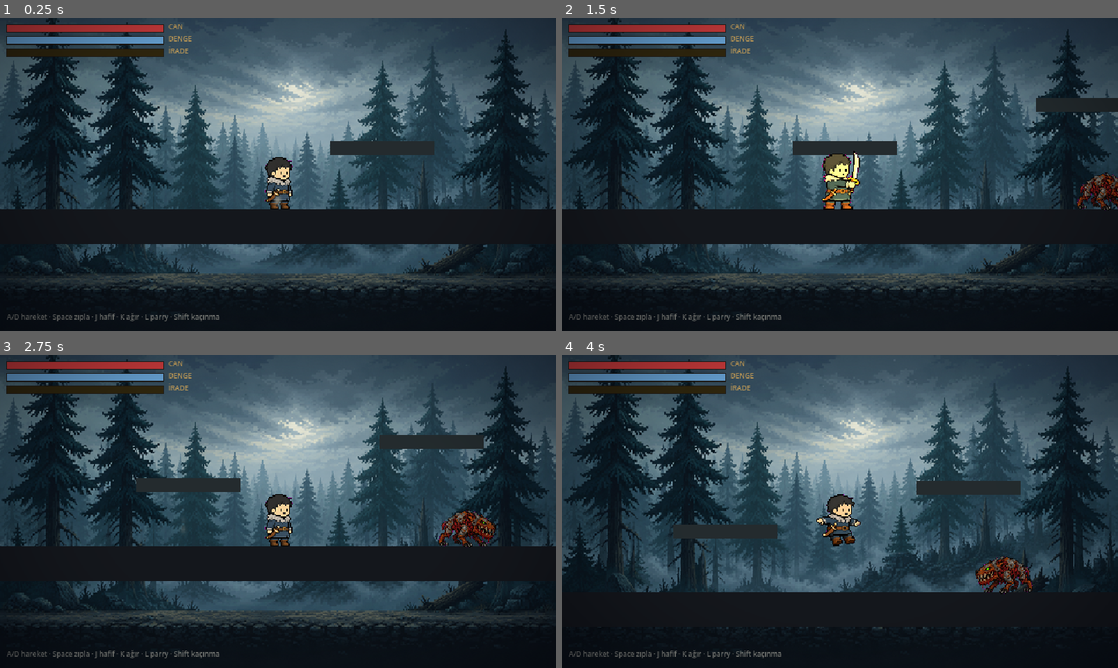
Above: before the commit, frames 1-4 (two rows, left to right).
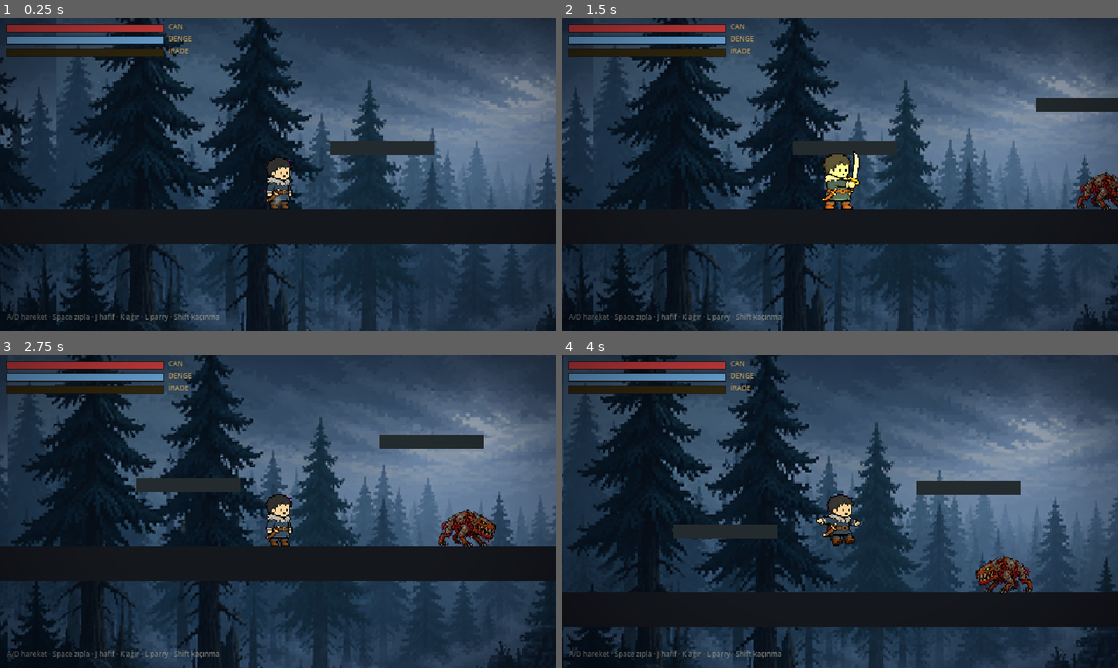
Above: after the commit, the same moments.

Repository: AhmetSoz/verridia
Game: Godot game, scene res://scenes/levels/test_odasi.tscn
Two runs of this game, one before a commit and one after it. Both use one fixed random seed, a clock stepped at 60 frames per second and the inputs below.
Inputs:
- Up to frame 1 (0.25 s): no input
- Up to frame 2 (1.5 s): tap Shift (kacin) at 0.6 s; tap L (parry) at 0.8, 1.35 s
- Up to frame 3 (2.75 s): tap Space (zipla) at 1.55 s; hold Space (zipla) from 2.03 s (still down); tap Shift (kacin) at 2.3 s
- Up to frame 4 (4 s): release Space (zipla) at 2.78 s; tap S (egil) at 2.85 s; tap L (parry) at 3.05 s; hold Space (zipla) from 3.53 s (still down); tap D (hareket_sag) at 3.6 s

The runs differ from the first frame. In frame 1, 55% of the frame differs, in the area x 0-100%, y 0-100%; in frame 2, 54%; in frame 3, 54%; in frame 4, 56%.

Commit message:
fix(oyun): vuruş kaydı düzeltildi + çift zıplama + parry cooldown + parallax + parry macenta temizliği
- KRİTİK: hitbox/hurtbox katman-mantığı hatalıydı, hiçbir darbe kaydolmuyordu
  → kanonik desen: hitbox monitoring açar, hurtbox'ı algılar, darbe iletir (test: 60→50 ✓)
- çift zıplama (havada bir kez daha), takla artık yalnızca yerde (hava-takla kaldırıldı)
- parry spam engeli (0.45s cooldown), parry macenta/mor saçağı keyer ile temizlendi
- kenar tutunma animasyon gelene kadar kapatıldı (kenar_tutunma_acik=false)
- arka plan ParallaxBackground (ilerleyince orman kayar) + koyu dip zemin
- test odası genişletildi + 2 platform (çift zıplama denemesi)

Co-Authored-By: Claude Opus 4.8 <noreply@anthropic.com>

Diff:
--- a/game/scenes/levels/test_odasi.tscn
+++ b/game/scenes/levels/test_odasi.tscn
@@ -19,24 +19,36 @@
 [node name="TestOdasi" type="Node2D"]
 script = ExtResource("1_to")
 
-[node name="ArkaPlan" type="CanvasLayer" parent="."]
-layer = -10
+[node name="DipZemin" type="CanvasLayer" parent="."]
+layer = -20
 
-[node name="Orman" type="TextureRect" parent="ArkaPlan"]
+[node name="Renk" type="ColorRect" parent="DipZemin"]
 anchors_preset = 15
 anchor_right = 1.0
 anchor_bottom = 1.0
+color = Color(0.03, 0.04, 0.06, 1)
+
+[node name="ArkaPlan" type="ParallaxBackground" parent="."]
+layer = -10
+
+[node name="Uzak" type="ParallaxLayer" parent="ArkaPlan"]
+motion_scale = Vector2(0.25, 0.12)
+motion_mirroring = Vector2(1024, 0)
+
+[node name="UzakGorsel" type="Sprite2D" parent="ArkaPlan/Uzak"]
 texture = ExtResource("4_bg")
-expand_mode = 1
-stretch_mode = 6
+centered = false
+position = Vector2(0, -40)
+scale = Vector2(1.6, 1.6)
+modulate = Color(0.7, 0.75, 0.88, 1)
 
 [node name="Sis" type="CPUParticles2D" parent="."]
 position = Vector2(320, 200)
-amount = 46
+amount = 60
 lifetime = 7.0
 preprocess = 4.0
 emission_shape = 3
-emission_rect_extents = Vector2(460, 190)
+emission_rect_extents = Vector2(760, 190)
 direction = Vector2(1, 0)
 spread = 180.0
 gravity = Vector2(0, -3)
@@ -51,11 +63,12 @@
 
 [node name="ZeminSekil" type="CollisionShape2D" parent="Zemin"]
 shape = SubResource("zemin_sekil")
+scale = Vector2(1.7, 1)
 
 [node name="ZeminGorsel" type="ColorRect" parent="Zemin"]
-offset_left = -600.0
+offset_left = -1020.0
 offset_top = -20.0
-offset_right = 600.0
+offset_right = 1020.0
 offset_bottom = 20.0
 color = Color(0.08, 0.09, 0.11, 1)
 
@@ -87,8 +100,36 @@
 offset_bottom = 8.0
 color = Color(0.14, 0.17, 0.18, 1)
 
+[node name="Platform3" type="StaticBody2D" parent="."]
+position = Vector2(760, 240)
+
+[node name="P3Sekil" type="CollisionShape2D" parent="Platform3"]
+shape = SubResource("zemin_sekil")
+scale = Vector2(0.1, 0.4)
+
+[node name="P3Gorsel" type="ColorRect" parent="Platform3"]
+offset_left = -60.0
+offset_top = -8.0
+offset_right = 60.0
+offset_bottom = 8.0
+color = Color(0.14, 0.17, 0.18, 1)
+
+[node name="Platform4" type="StaticBody2D" parent="."]
+position = Vector2(1000, 170)
+
+[node name="P4Sekil" type="CollisionShape2D" parent="Platform4"]
+shape = SubResource("zemin_sekil")
+scale = Vector2(0.1, 0.4)
+
+[node name="P4Gorsel" type="ColorRect" parent="Platform4"]
+offset_left = -60.0
+offset_top = -8.0
+offset_right = 60.0
+offset_bottom = 8.0
+color = Color(0.14, 0.17, 0.18, 1)
+
 [node name="SolDuvar" type="StaticBody2D" parent="."]
-position = Vector2(-270, 180)
+position = Vector2(-560, 180)
 rotation = 1.5708
 
 [node name="SDSekil" type="CollisionShape2D" parent="SolDuvar"]
@@ -96,7 +137,7 @@
 scale = Vector2(0.5, 1.0)
 
 [node name="SagDuvar" type="StaticBody2D" parent="."]
-position = Vector2(910, 180)
+position = Vector2(1200, 180)
 rotation = 1.5708
 
 [node name="SGSekil" type="CollisionShape2D" parent="SagDuvar"]
--- a/game/scripts/combat/hitbox.gd
+++ b/game/scripts/combat/hitbox.gd
@@ -1,6 +1,6 @@
 class_name Hitbox
 extends Area2D
-## Saldırı kutusu. Aktif kareler boyunca açılır; Hurtbox'lara vuruş iletir.
+## Saldırı kutusu. Aktif kareler boyunca açılır; temas eden Hurtbox'a darbe iletir.
 ## Rastgele isabet yüzdesi YOK — temas eden silah vurur (plan §7).
 
 @export var hasar: float = 10.0
@@ -8,14 +8,25 @@
 @export var geri_itme: float = 120.0
 var sahip: Node2D  # vuran karakter (kendi kendini vurmasın)
 
+var _vurulanlar: Array = []  # bir açılışta aynı hurtbox'a iki kez vurma
+
 func _init() -> void:
-	monitoring = false
+	monitoring = false          # ac() ile açılır → hurtbox'ları algılar
 	monitorable = false
 	collision_layer = 0
-	collision_mask = 4  # hurtbox katmanı
+	collision_mask = 4          # hurtbox katmanı (4)
+
+func _ready() -> void:
+	area_entered.connect(_alan_girdi)
 
 func ac() -> void:
+	_vurulanlar.clear()
 	monitoring = true
 
 func kapat() -> void:
 	monitoring = false
+
+func _alan_girdi(alan: Area2D) -> void:
+	if alan is Hurtbox and alan not in _vurulanlar:
+		_vurulanlar.append(alan)
+		(alan as Hurtbox).darbe_al(self)
--- a/game/scripts/combat/hurtbox.gd
+++ b/game/scripts/combat/hurtbox.gd
@@ -1,23 +1,16 @@
 class_name Hurtbox
 extends Area2D
-## Hasar alma kutusu. Hitbox girişlerini sahibine "vuruldu" sinyaliyle iletir.
+## Hasar alma kutusu. Hitbox darbesini sahibine "vuruldu" sinyaliyle iletir.
 
 signal vuruldu(hitbox: Hitbox)
 
 func _init() -> void:
-	collision_layer = 4  # hurtbox katmanı
+	collision_layer = 4  # hitbox maskesi (4) bunu görür
 	collision_mask = 0
-	monitorable = true
+	monitorable = true   # hitbox'lar algılasın
 	monitoring = false
 
-func _ready() -> void:
-	area_entered.connect(_alan_girdi)
-	monitoring = true
-	collision_mask = 4
-
-func _alan_girdi(alan: Area2D) -> void:
-	if alan is Hitbox:
-		var hb := alan as Hitbox
-		if hb.sahip == get_parent():
-			return  # kendi saldırısı
-		vuruldu.emit(hb)
+func darbe_al(hb: Hitbox) -> void:
+	if hb.sahip == get_parent():
+		return  # kendi saldırısı
+	vuruldu.emit(hb)
--- a/game/scripts/movement/player_togan.gd
+++ b/game/scripts/movement/player_togan.gd
@@ -37,10 +37,17 @@
 @export var agir_hasar: float = 24.0
 @export var agir_denge_hasari: float = 22.0
 
+@export_group("Zıplama")
+@export var cift_zipla_hizi: float = -300.0  # havada ikinci zıplama
+
 @export_group("Kenar Tutunma")
+@export var kenar_tutunma_acik: bool = false  # tutunma.png gelince true yap
 @export var cekme_suresi: float = 0.28      # kendini yukarı çekme süresi
 @export var el_yuksekligi: float = -26.0    # elin duvara değdiği yükseklik
 @export var bas_yuksekligi: float = -46.0   # başın üstü (boş olmalı = kenar var)
+
+@export_group("Parry")
+@export var parry_bekleme_suresi: float = 0.45  # parry spam engeli
 
 var durum: Durum = Durum.BOS
 var yon: int = 1  # 1 sağ, -1 sol
@@ -56,6 +63,8 @@
 var _tutun_bekleme: float = 0.0         # bırakınca hemen tekrar tutunmayı engeller
 var _cekme_bas: Vector2 = Vector2.ZERO
 var _cekme_hedef: Vector2 = Vector2.ZERO
+var _cift_zipla_kullanildi: bool = false
+var _parry_bekleme: float = 0.0
 
 @onready var stats: CombatStats = $CombatStats
 @onready var hitbox: Hitbox = $Hitbox
@@ -116,8 +125,11 @@
 	_durum_sayac += delta
 	if is_on_floor():
 		_coyote_sayac = coyote_suresi
+		_cift_zipla_kullanildi = false   # yere değince çift zıplama tazelenir
 	else:
 		_coyote_sayac -= delta
+	if _parry_bekleme > 0.0:
+		_parry_bekleme -= delta
 	if Input.is_action_just_pressed("zipla"):
 		_zipla_tampon_sayac = zipla_tamponu
 	else:
@@ -177,13 +189,16 @@
 	# Coyote: yerden yeni düştüyse hâlâ zıplayabilir
 	if _zipla_tampon_sayac > 0.0 and _coyote_sayac > 0.0:
 		_zipla()
+	# Çift zıplama: coyote bitti, havada bir kez daha
+	elif _zipla_tampon_sayac > 0.0 and not _cift_zipla_kullanildi:
+		_cift_zipla()
 	# Değişken zıplama: erken bırakınca kısa zıplar
 	if durum == Durum.ZIPLA and velocity.y < 0.0 and not Input.is_action_pressed("zipla"):
 		velocity.y *= 0.55
 	if velocity.y >= 0.0:
 		durum = Durum.DUSUS
-	# Kenara tutunma: düşerken, duvara doğru bastırırken bir kenar yakala
-	if durum == Durum.DUSUS and velocity.y > 0.0 and _tutun_bekleme <= 0.0 and _kenar_var():
+	# Kenara tutunma (animasyon gelince açılır): düşerken duvara bastırırken kenar yakala
+	if kenar_tutunma_acik and durum == Durum.DUSUS and velocity.y > 0.0 and _tutun_bekleme <= 0.0 and _kenar_var():
 		_tutun()
 		return
 	if is_on_floor():
@@ -193,6 +208,13 @@
 	velocity.y = zipla_hizi
 	_zipla_tampon_sayac = 0.0
 	_coyote_sayac = 0.0
+	_duruma_gec(Durum.ZIPLA)
+
+func _cift_zipla() -> void:
+	velocity.y = cift_zipla_hizi
+	_zipla_tampon_sayac = 0.0
+	_cift_zipla_kullanildi = true
+	Fx.toz(global_position + Vector2(0, -8), 0.7)   # havada patlama tozu
 	_duruma_gec(Durum.ZIPLA)
 
 # ---------- Kenar tutunma ----------
@@ -247,13 +269,14 @@
 	var eylem := _tamponu_tuket()
 	match eylem:
 		"kacin":
-			_kacinma_basla()
+			if is_on_floor():        # takla yalnızca yerde (havada değil)
+				_kacinma_basla()
 		"hafif":
 			_saldiri_basla(false)
 		"agir":
 			_saldiri_basla(true)
 		_:
-			if Input.is_action_just_pressed("parry"):
+			if Input.is_action_just_pressed("parry") and _parry_bekleme <= 0.0:
 				_parry_basla()
 
 func _kacinma_basla() -> void:
@@ -333,6 +356,7 @@
 	_parry_aktif = _durum_sayac <= parry_penceresi
 	if _durum_sayac >= parry_penceresi + parry_toparlanma:
 		_parry_aktif = false
+		_parry_bekleme = parry_bekleme_suresi   # tekrar parry için bekleme (spam engeli)
 		_duruma_gec(Durum.BOS)
 
 func _toparlanma_guncelle(_delta: float) -> void:
--- /dev/null
+++ b/game/tani.gd
@@ -0,0 +1,18 @@
+extends SceneTree
+func _init():
+	var oyuncu = load("res://scenes/characters/togan.tscn").instantiate()
+	var dusman = load("res://scenes/enemies/dummy.tscn").instantiate()
+	var kok = Node2D.new(); get_root().add_child(kok)
+	kok.add_child(oyuncu); kok.add_child(dusman)
+	oyuncu.global_position = Vector2(100, 100)
+	dusman.global_position = Vector2(118, 100)
+	await physics_frame; await physics_frame
+	oyuncu.hitbox.position.x = 18
+	oyuncu.hitbox.ac()
+	await physics_frame; await physics_frame; await physics_frame
+	var hb = oyuncu.hitbox; var hu = dusman.hurtbox
+	print("HITBOX: layer=%d mask=%d monitoring=%s monitorable=%s gpos=%s" % [hb.collision_layer, hb.collision_mask, hb.monitoring, hb.monitorable, hb.global_position])
+	print("HURTBOX: layer=%d mask=%d monitoring=%s monitorable=%s gpos=%s" % [hu.collision_layer, hu.collision_mask, hu.monitoring, hu.monitorable, hu.global_position])
+	print("hitbox.overlapping_areas=", hb.get_overlapping_areas())
+	print("hurtbox.overlapping_areas=", hu.get_overlapping_areas())
+	quit()
Binary file changed: game/asset/togan/agir_0.png
Binary file changed: game/asset/togan/agir_1.png
Binary file changed: game/asset/togan/agir_2.png
Binary file changed: game/asset/togan/agir_3.png
Binary file changed: game/asset/togan/agir_4.png
Binary file changed: game/asset/togan/agir_5.png
Binary file changed: game/asset/togan/hafif_0.png
Binary file changed: game/asset/togan/hafif_1.png
Binary file changed: game/asset/togan/hafif_2.png
Binary file changed: game/asset/togan/hafif_3.png
Binary file changed: game/asset/togan/hafif_4.png
Binary file changed: game/asset/togan/hasar_0.png
(and 12 more such lines)
